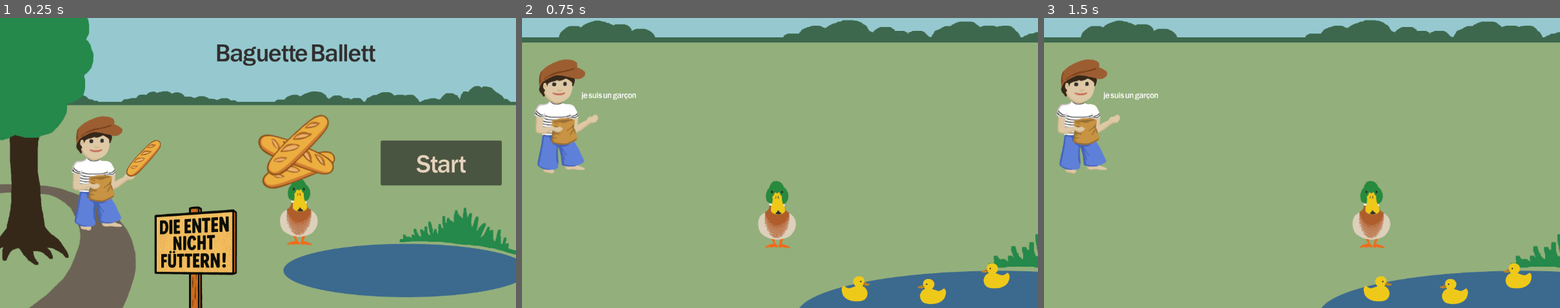
Above: before the commit, frames 1-3 (left to right).
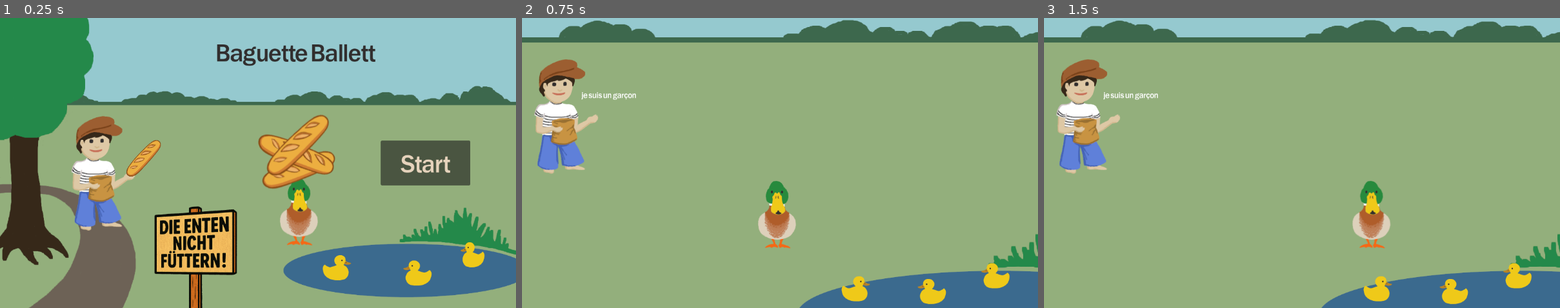
Above: after the commit, the same moments.

Repository: baguette-ballett/baguette-ballett
Game: Godot game, scene res://scenes/intro/intro.tscn
Same seed, same stepped clock (60 frames per second), same inputs: the game is played once before the commit and once after it.
Inputs:
- Up to frame 1 (0.25 s): no input
- Up to frame 2 (0.75 s): click "Start" at 0.5 s
- Up to frame 3 (1.5 s): tap Enter (ui_accept) at 1.25 s; hold Right (ui_right) from 1.28 s (still down)

The runs differ from the first frame. In frame 1, 2.2% of the frame differs, in the area x 62-98%, y 42-93%; in frame 2, nothing differs; in frame 3, nothing differs.

Commit message:
add ducklings to intro scene

Diff:
--- a/scenes/intro/intro.tscn
+++ b/scenes/intro/intro.tscn
@@ -12,6 +12,7 @@
 [ext_resource type="Texture2D" uid="uid://ch0slrurkop2q" path="res://assets/sprites/boy.png" id="10_0mgqj"]
 [ext_resource type="Texture2D" uid="uid://nspc7vmqvp5y" path="res://assets/sprites/duck_baguette.png" id="10_ueo4n"]
 [ext_resource type="Texture2D" uid="uid://douvhh1rirfyx" path="res://assets/sprites/baguette.png" id="11_ueo4n"]
+[ext_resource type="Texture2D" uid="uid://dlcxs7ernhhm4" path="res://assets/sprites/duckling.png" id="13_kfk32"]
 
 [sub_resource type="Shortcut" id="Shortcut_1rrv8"]
 
@@ -36,13 +37,14 @@
 autoplay = true
 
 [node name="Buttons" type="BoxContainer" parent="."]
+custom_minimum_size = Vector2(200, 100)
 offset_left = 850.0
 offset_top = 274.0
 offset_right = 1150.0
 offset_bottom = 374.0
 
 [node name="StartButton" type="Button" parent="Buttons"]
-custom_minimum_size = Vector2(270, 100)
+custom_minimum_size = Vector2(200, 100)
 layout_mode = 2
 theme_override_colors/font_color = Color(0.901961, 0.827451, 0.737255, 1)
 theme_override_font_sizes/font_size = 48
@@ -92,3 +94,19 @@
 theme_override_colors/default_color = Color(0.192157, 0.180392, 0.180392, 1)
 theme_override_font_sizes/normal_font_size = 48
 text = "Baguette Ballett"
+
+[node name="Duckling1" type="Sprite2D" parent="."]
+position = Vector2(752, 558)
+scale = Vector2(0.5, 0.5)
+texture = ExtResource("13_kfk32")
+flip_h = true
+
+[node name="Duckling2" type="Sprite2D" parent="."]
+position = Vector2(1055, 529)
+scale = Vector2(0.421875, 0.5)
+texture = ExtResource("13_kfk32")
+
+[node name="Duckling3" type="Sprite2D" parent="."]
+position = Vector2(932, 570)
+scale = Vector2(0.5, 0.5)
+texture = ExtResource("13_kfk32")
Not shown: 1 places in scenes/intro/intro.tscn that only renumber resources
